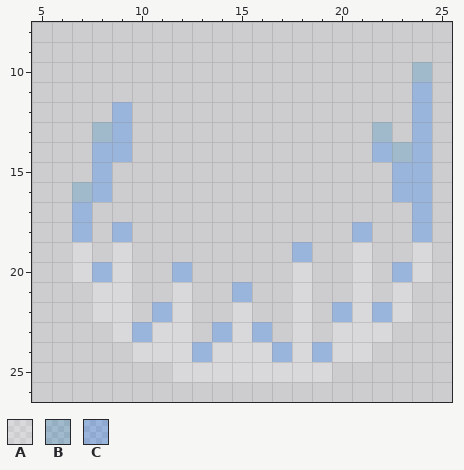
Pixel-art sprite -- img/blue_fire4.png. That is the earlier state.
The file is 64x64 pixels, drawn in blocks of 2x2; one block is one cell here. Shown: x 5..25, y 8..26.
Palette (. is transparent): A #ffffff3f  B #1682bc3f  C #006aff3f
Pixels before, first column x 7:
10 .................B
11 .................C
12 ..C..............C
13 .BC............B.C
14 .CC............CBC
15 .C..............CC
16 BC..............CC
17 C................C
18 C.C...........C..C
19 A.A........C..A..A
20 ACA..C.....A..A.CA
21 .AA..A..C..A..A.A.
22 .AA.CA..A..A.CACA.
23 ..ACAA.CAC.A.AAA..
24 ...AAACAAACACAA...
25 .....AAAAAAAA.....
After:
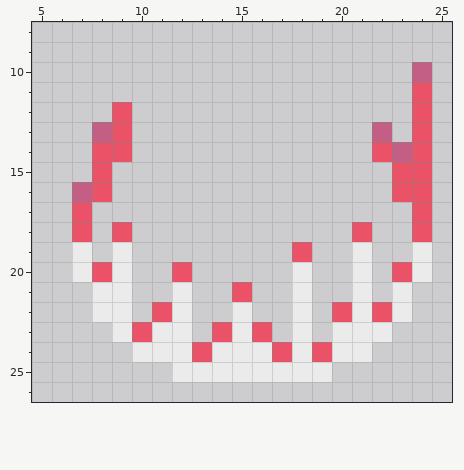
The exact change:
{"colour":"A","old":"#ffffff3f","new":"#ffffff99"}
{"colour":"B","old":"#1682bc3f","new":"#bc165399"}
{"colour":"C","old":"#006aff3f","new":"#ff002299"}
{"label":"changed","picture_box":[72,62,432,382]}
